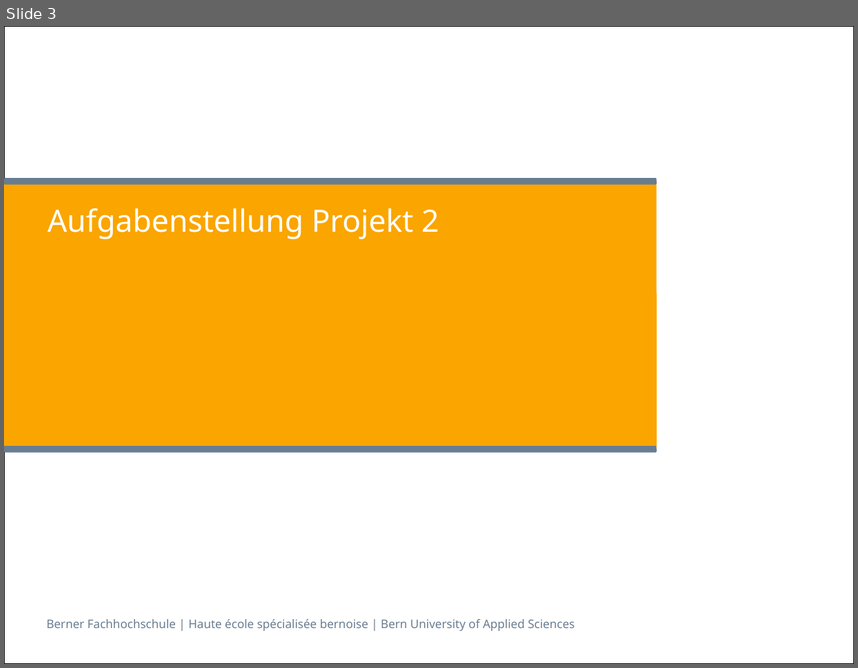
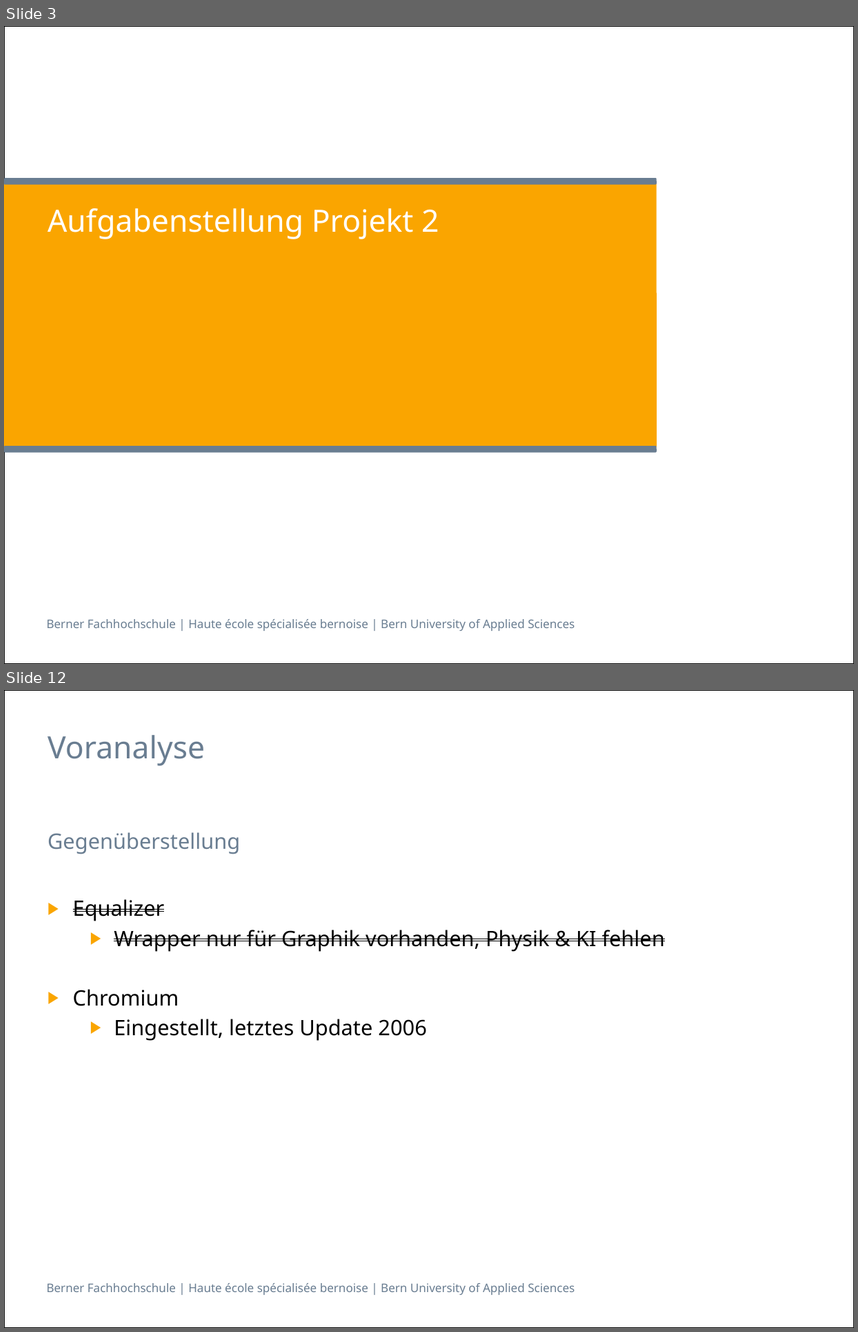
Before and after one commit to villj2/ch.bfh.cpvr.unitycave, a slide deck: docs/presentation/dani.pptx. Shown one above the other, each under a label of ours: slide 3 before the commit, slides 3 and 12 after it; the slides between them are not shown. The pictures are 858x668 and 858x1332 pixels, drawn with LibreOffice and Linux fonts; fonts in the diff are those of the drawing. Boxes give left, top, right and bottom in pixels: in the first picture for what was removed or moved away, otherwise in the second. Text is boxed around its words. In the diff, an @@ line names an element or a change of style, - is before the commit and + after.

```diff
--- a/docs/presentation/dani.pptx
+++ b/docs/presentation/dani.pptx
@@ slide 12 added at <box>4,690,854,1328</box>, background #FFFFFF; not listed: 2 template elements that a slide beside it also shows @@
@@ title added at <box>47,735,205,766</box>, 26 pt, text #697D91 @@
+Voranalyse
@@ text added at <box>47,832,240,854</box>, 18 pt, text #697D91 @@
+Gegenüberstellung
@@ text added at <box>73,899,665,1041</box>, 18 pt, text #000000, strikethrough @@
+▶ Equalizer
+  ▶ Wrapper nur für Graphik vorhanden, Physik & KI fehlen
+▶ Chromium
+  ▶ Eingestellt, letztes Update 2006
```
Also in this commit, not shown: 2 slides changed, 27 other slides added, 1 slide removed.
